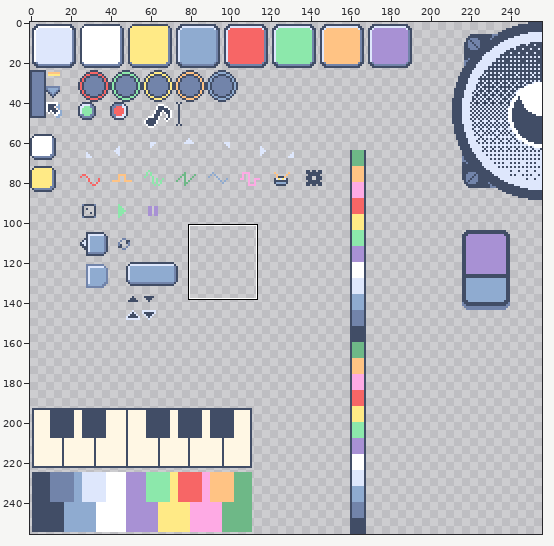
Two states of a pixel-art file, tiny-cli/sprite-sheet.aseprite. The first picture is a wide view before the edit; the outline marks the close-up.
Close-up. Old version:
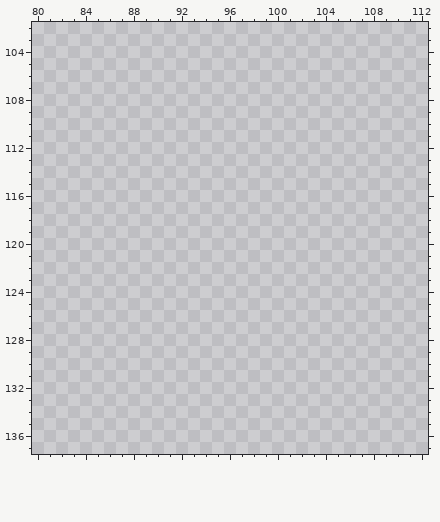
256x256 pixels, 1 frame. Shown: x 80..112, y 102..137.
Visible layers, top first: "Layer 1 #2", "Layer 1", "Layer 2".
Palette (. is transparent): 
After:
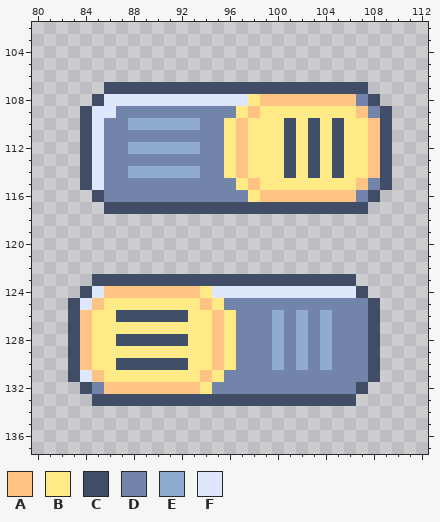
Colours new in this view: A #ffc384  B #ffea86  C #414d66  D #7284aa  E #8fabd0  F #dee7fc
Edits made:
Layer "Layer 1 #2":
y 107: x 86..107 ...................... -> CCCCCCCCCCCCCCCCCCCCCC
y 108: x 85..108 ........................ -> CFFFFFFFFFFFFBAAAAAAAADC
y 109: x 84..109 .......................... -> CFFDDDDDDDDDDBABBBBBBBBADC
y 110: x 84..109 .......................... -> CFDDEEEEEEDDBABBBCBCBCBBAC
y 111: x 84..109 .......................... -> CFDDDDDDDDDDBABBBCBCBCBBAC
y 112: x 84..109 .......................... -> CFDDEEEEEEDDBABBBCBCBCBBAC
y 113: x 84..109 .......................... -> CFDDDDDDDDDDBABBBCBCBCBBAC
y 114: x 84..109 .......................... -> CFDDEEEEEEDDBABBBCBCBCBBAC
y 115: x 84..109 .......................... -> CFDDDDDDDDDDDBABBBBBBBBADC
y 116: x 85..108 ........................ -> CDDDDDDDDDDDDBAAAAAAAADC
y 117: x 86..107 ...................... -> CCCCCCCCCCCCCCCCCCCCCC
y 123: x 85..106 ...................... -> CCCCCCCCCCCCCCCCCCCCCC
y 124: x 84..107 ........................ -> CFAAAAAAAABFFFFFFFFFFFFC
y 125: x 83..108 .......................... -> CFABBBBBBBBABDDDDDDDDDDDDC
y 126: x 83..108 .......................... -> CABBCCCCCCBBABDDDEDEDEDDDC
y 127: x 83..108 .......................... -> CABBBBBBBBBBABDDDEDEDEDDDC
y 128: x 83..108 .......................... -> CABBCCCCCCBBABDDDEDEDEDDDC
y 129: x 83..108 .......................... -> CABBBBBBBBBBABDDDEDEDEDDDC
y 130: x 83..108 .......................... -> CABBCCCCCCBBABDDDEDEDEDDDC
y 131: x 83..108 .......................... -> CFABBBBBBBBABDDDDDDDDDDDDC
y 132: x 84..107 ........................ -> CDAAAAAAAABDDDDDDDDDDDDC
y 133: x 85..106 ...................... -> CCCCCCCCCCCCCCCCCCCCCC
